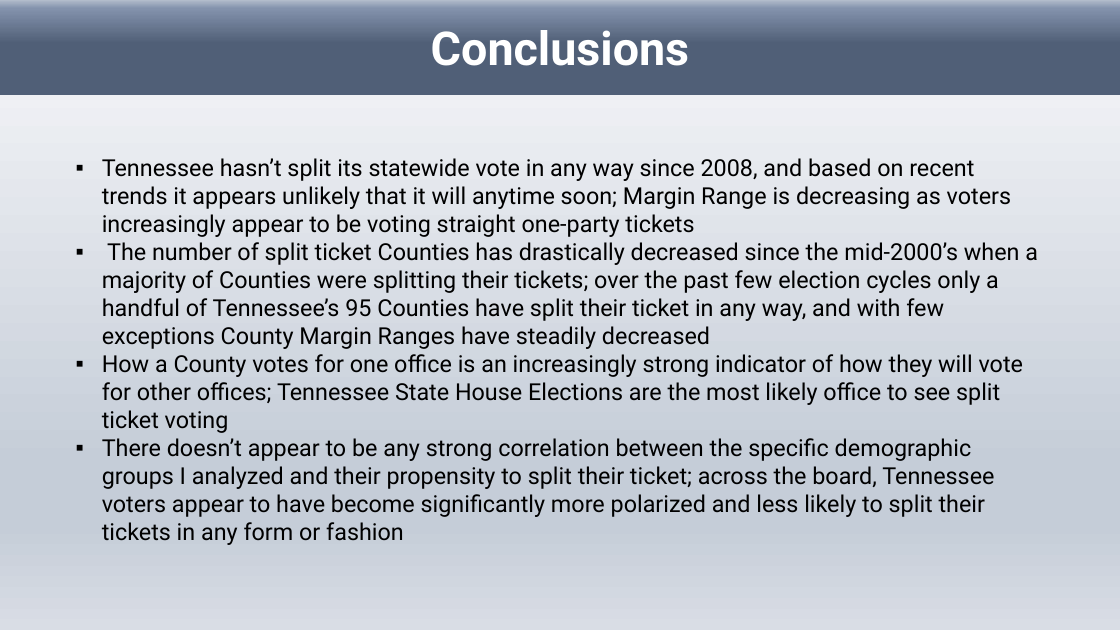
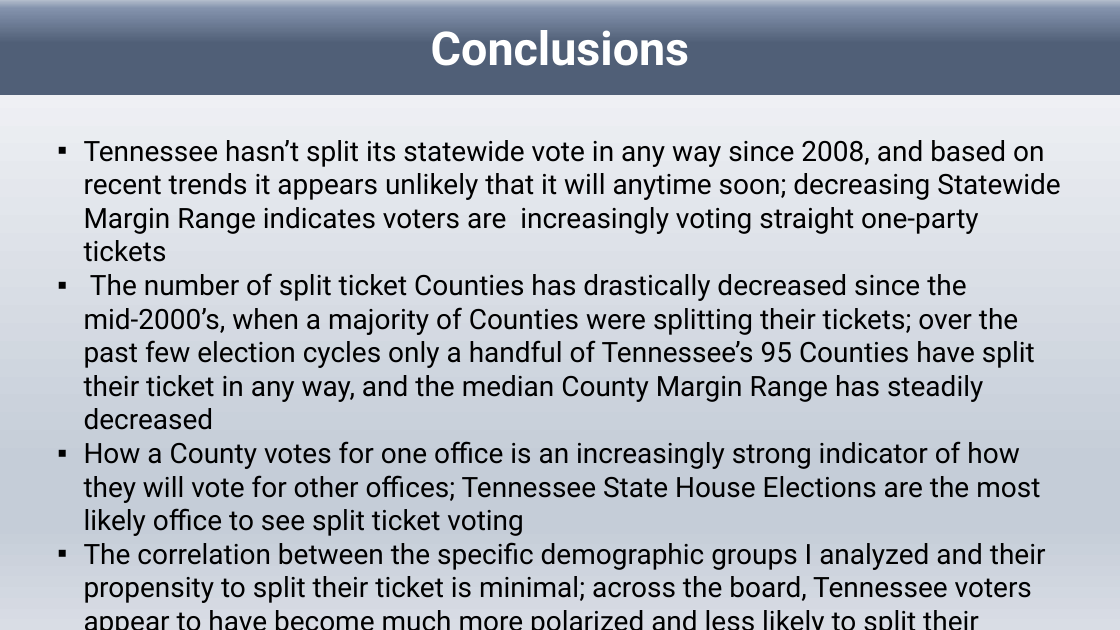
Before and after one commit to nickforte/TN-Split_Ticket, a slide deck: slide 21 of Presentation/nick_forte_capstone.pptx (slide 20 before the commit). Drawn at 1120x630 pixels with LibreOffice and Linux fonts; fonts in the diff are those of the drawing. Boxes give left, top, right and bottom in pixels: in the first picture for what was removed or moved away, otherwise in the second. Text is boxed around its words. In the diff, an @@ line names an element or a change of style, - is before the commit and + after.

```diff
--- a/Presentation/nick_forte_capstone.pptx
+++ b/Presentation/nick_forte_capstone.pptx
@@ text "Tennessee hasn’t split its statewide ..." moved from (x1=102, y1=158, x2=1038, y2=517) to (x1=84, y1=140, x2=1060, y2=603) @@
@@ text at (x1=84, y1=140, x2=1060, y2=430): text changed; size 20 to 24 pt @@
-▪ Tennessee hasn’t split its statewide vote in any way since 2008, and based on recent trends it appears unlikely that it will anytime soon; Margin Range is decreasing as voters increasingly appear to be voting straight one-party tickets
-▪ The number of split ticket Counties has drastically decreased since the mid-2000’s when a majority of Counties were splitting their tickets; over the past few election cycles only a handful of Tennessee’s 95 Counties have split their ticket in any way, and with few exceptions County Margin Ranges have steadily decreased
+▪ Tennessee hasn’t split its statewide vote in any way since 2008, and based on recent trends it appears unlikely that it will anytime soon; decreasing Statewide Margin Range indicates voters are increasingly voting straight one-party tickets
+▪ The number of split ticket Counties has drastically decreased since the mid-2000’s, when a majority of Counties were splitting their tickets; over the past few election cycles only a handful of Tennessee’s 95 Counties have split their ticket in any way, and the median County Margin Range has steadily decreased
@@ text at (x1=84, y1=441, x2=1040, y2=536): size 20 to 24 pt in "How a County votes for one office ..." @@
@@ text at (x1=84, y1=542, x2=1046, y2=603): text changed; size 20 to 24 pt @@
-▪ There doesn’t appear to be any strong correlation between the specific demographic groups I analyzed and their propensity to split their ticket; across the board, Tennessee voters appear to have become significantly more polarized and less likely to split their tickets in any form or fashion
+▪ The correlation between the specific demographic groups I analyzed and their propensity to split their ticket is minimal; across the board, Tennessee voters appear to have become much more polarized and less likely to split their tickets than in previous decades
```
Also in this commit, not shown: 9 other slides changed, 1 slide added.
